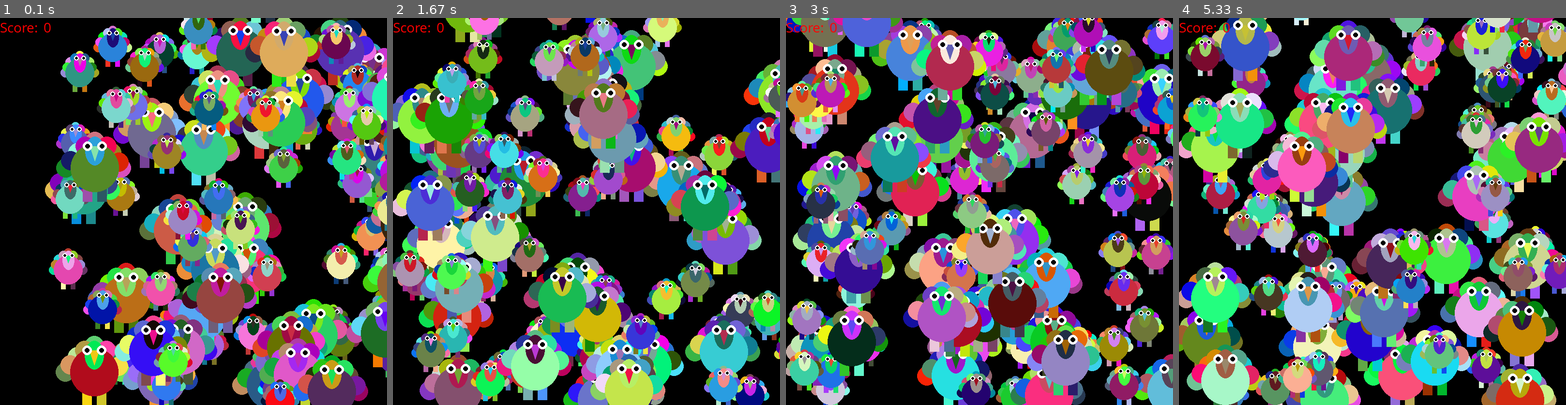
Above: before the commit, frames 1-4 (left to right).
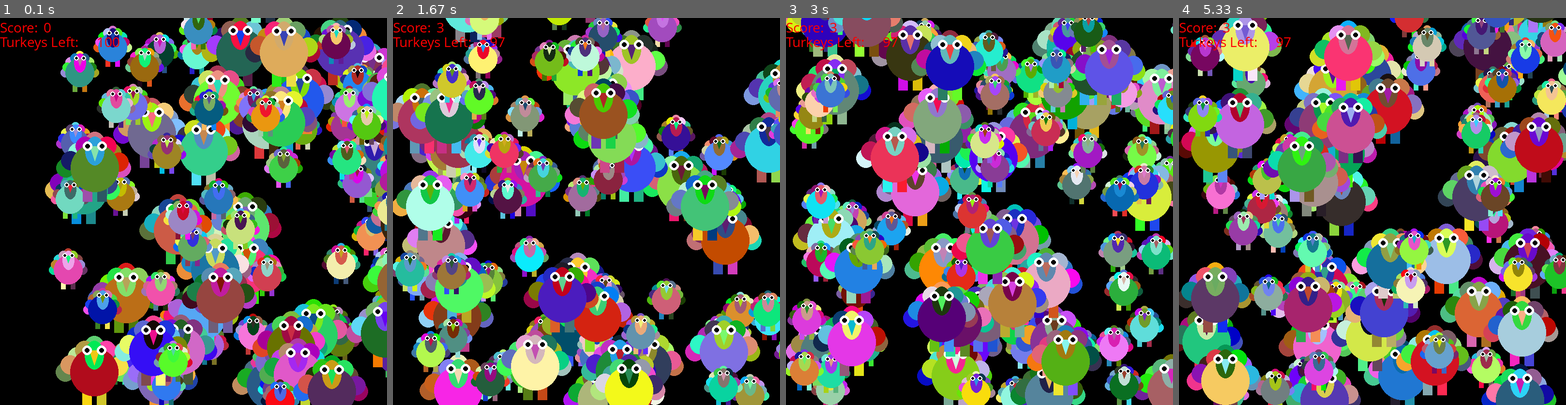
Above: after the commit, the same moments.

Repository: Cryingabriel/python-code
Game: pygame game, started from 11-14-15 turkey stack class.py
Same seed, same stepped clock (60 frames per second), same inputs: the game is played once before the commit and once after it.
Inputs (mouse positions are in pixels of both pictures, inside the frame that each line leads up to):
- Up to frame 1 (0.1 s): no input
- Up to frame 2 (1.67 s): press the mouse at (454, 118) at 0.87 s; move the mouse to (482, 95) at 0.97 s; release the mouse at (509, 72) at 1.1 s; press the mouse at (454, 118) at 1.2 s; move the mouse to (493, 126) at 1.3 s; release the mouse at (532, 130) at 1.43 s; press the mouse at (454, 118) at 1.53 s; move the mouse to (505, 103) at 1.63 s
- Up to frame 3 (3 s): release the mouse at (948, 87) at 1.77 s
- Up to frame 4 (5.33 s): no input

The runs differ from the first frame. In frame 1, 0.2% of the frame differs, in the area x 0-31%, y 4-9%; in frame 2, 58%; in frame 3, 66%, in the area x 0-100%, y 0-100%; in frame 4, 64%.

Commit message:
Update 11-14-15 turkey stack class.py

Diff:
--- a/11-14-15 turkey stack class.py
+++ b/11-14-15 turkey stack class.py
@@ -12,6 +12,8 @@
 xpos = 0
 ypos = 0
 score = 0
+fr =100
+turkeys = fr
 mousepos = (xpos,ypos)
 
 
@@ -82,8 +84,6 @@
                 pygame.draw.circle(screen, (255, 255, 255), (self.pos.x+80, self.pos.y-45), 10)
                 pygame.draw.circle(screen, (0, 0, 0), (self.pos.x+80, self.pos.y-45), 5)
     def addscore(self):
-        if self.alive == False:
-            self.score += 1
         return self.score
     def S(self):
         self.score = 0
@@ -104,36 +104,32 @@
                 self.xv *= -1
 
     def collision(self):
-        if self.num == 0:
-            if math.sqrt((mousepos[0]-self.pos.x-35)**2 + (mousepos[1]-self.pos.y)**2)<self.radius1:
-                print("ah")
-                self.clicked1 = True
-                if self.clicked1 == True:
-                    self.alive = False
-                else:
-                    self.clicked1 = False
-        elif self.num == 1:
-            if math.sqrt((mousepos[0]-self.pos.x-60)**2 + (mousepos[1]-self.pos.y)**2)<self.radius2:
-                print("ah")
-                self.clicked1 = True
-                if self.clicked1 == True:
-                    self.alive = False
-                else:
-                    self.clicked1 = False
-
-
-        if self.alive == False:
-            self.pos.x = rr(0,800)
-            self.pos.y = rr(0,800)
-            self.num = rr(0,2)
-            self.alive = True
+        if self.alive == True:
+            if self.num == 0:
+                if math.sqrt((mousepos[0]-self.pos.x-35)**2 + (mousepos[1]-self.pos.y)**2)<self.radius1:
+                    print("ah")
+                    self.score += 1
+                    self.clicked1 = True
+                    if self.clicked1 == True:
+                        self.alive = False
+                    else:
+                        self.clicked1 = False
+            elif self.num == 1:
+                if math.sqrt((mousepos[0]-self.pos.x-60)**2 + (mousepos[1]-self.pos.y)**2)<self.radius2:
+                    print("ah")
+                    self.score += 1
+                    self.clicked1 = True
+                    if self.clicked1 == True:
+                        self.alive = False
+                    else:
+                        self.clicked1 = False
 
         return self.alive
 
 
 
 l = []
-for i in range(100):
+for i in range(fr):
     l.append(Turkey(rr(0,800), rr(0,800)))
 
 
@@ -159,11 +155,18 @@
         l[i].draw()
 
         score += l[i].addscore()
+        turkeys -= l[i].addscore()
     for i in range(len(l)):
         l[i].S()
     my_font = pygame.font.SysFont('Comic Sans MS', 30)
     text_label3 = my_font.render(str("Score: "),1,(255,0,0))
     text_surface = my_font.render(str(score), 1 ,(255, 0, 0))
+
+    text_label1 = my_font.render(str("Turkeys Left: "),1,(255,0,0))
+    text_surface1 = my_font.render(str(turkeys), 1 ,(255, 0, 0))
+
+    screen.blit(text_surface1, (200,30))
+    screen.blit(text_label1, (0,30))
     screen.blit(text_surface, (90,0))
     screen.blit(text_label3, (0,0))
 
